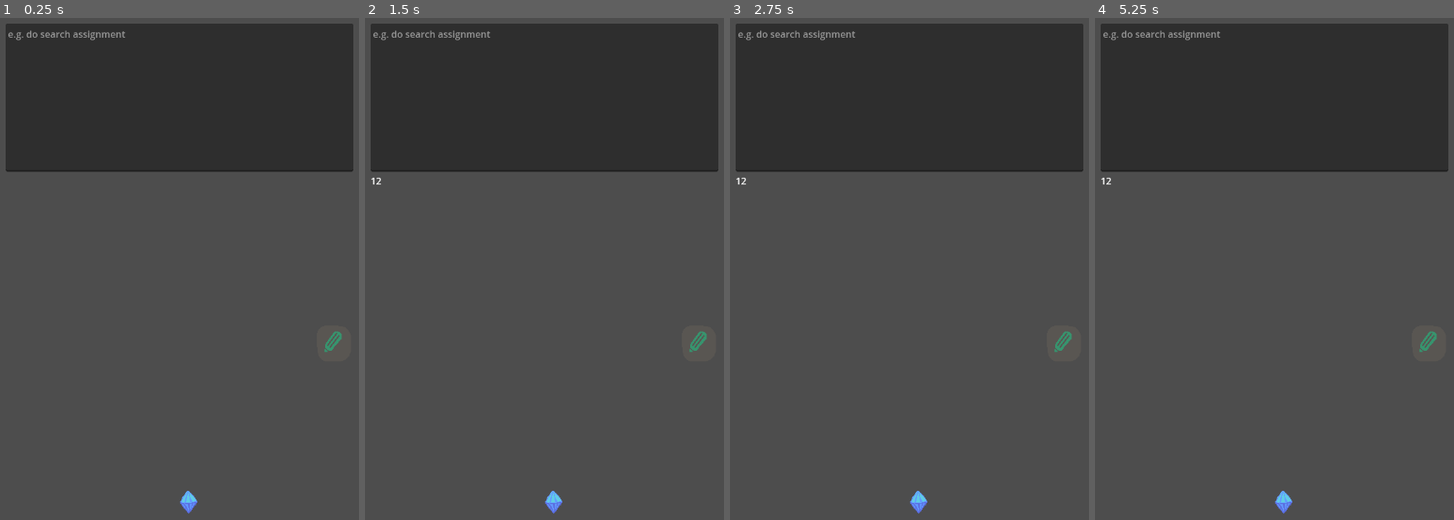
Above: before the commit, frames 1-4 (left to right).
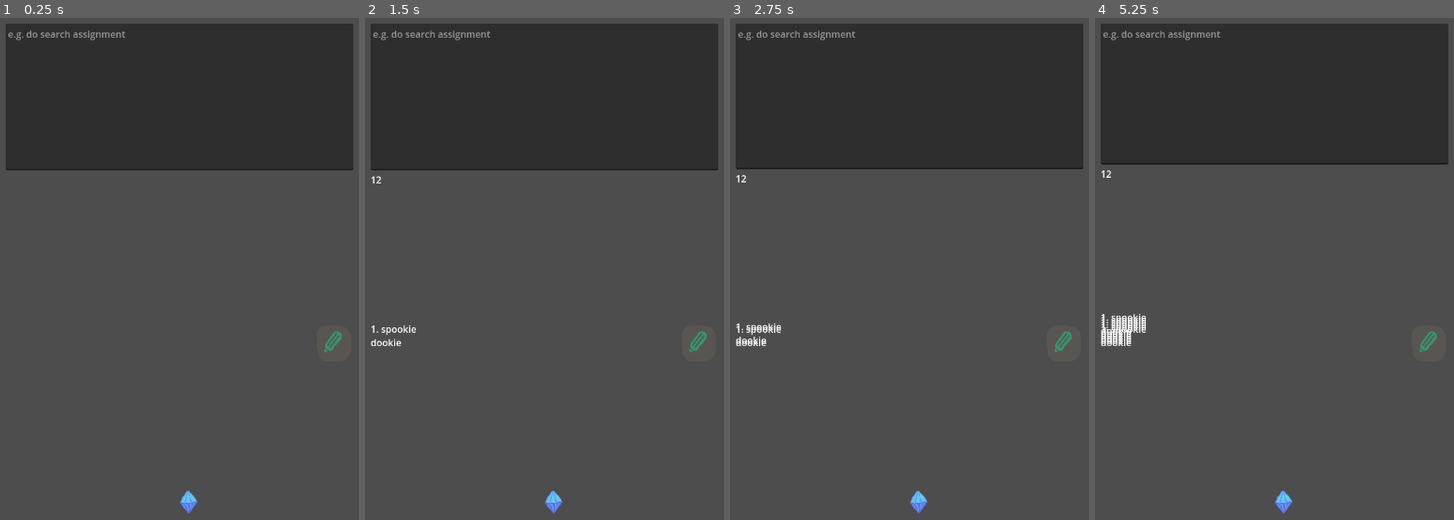
Above: after the commit, the same moments.

Repository: YewChian/todook
Game: Godot game, scene res://main.tscn
Two runs of this game, one before a commit and one after it. Both use one fixed random seed, a clock stepped at 60 frames per second and the inputs below.
Inputs (mouse positions are in pixels of both pictures, inside the frame that each line leads up to):
- Up to frame 1 (0.25 s): no input
- Up to frame 2 (1.5 s): click (544, 98) at 0.52 s; type "12" at 0.6 s; click (698, 344) at 1.25 s
- Up to frame 3 (2.75 s): click (1063, 344) at 2 s
- Up to frame 4 (5.25 s): click (1428, 344) at 2.75 s; tap Enter at 3.5, 5 s; tap Space at 4.25 s

The runs differ from the first frame. In frame 1, 0.2% of the frame differs, in the area x 1-99%, y 30-31%; in frame 2, 0.4%; in frame 3, 0.6%; in frame 4, 1.9%, in the area x 1-99%, y 29-66%.

Commit message:
added taskpanel

Diff:
--- a/main.gd
+++ b/main.gd
@@ -2,6 +2,8 @@
 
 var data = {}
 var task_count = 0
+
+var preloaded_taskpanel = preload("res://task_panel.tscn")
 
 func _ready():
 	load_data()
@@ -54,6 +56,10 @@
 
 func add_task(text):
 	data[task_count] = text
+
+	var new_panel = preloaded_taskpanel.instantiate()
+	%TaskPanelVbox.add_child(new_panel)
+
 	task_count += 1
 
 
--- a/main.tscn
+++ b/main.tscn
@@ -40,6 +40,10 @@
 layout_mode = 2
 size_flags_vertical = 3
 
+[node name="TaskPanelVbox" type="VBoxContainer" parent="CanvasLayer/CenterContainer/MarginContainer/VBoxContainer"]
+unique_name_in_owner = true
+layout_mode = 2
+
 [node name="TextureButton" type="TextureButton" parent="CanvasLayer/CenterContainer/MarginContainer/VBoxContainer"]
 layout_mode = 2
 size_flags_horizontal = 8
--- /dev/null
+++ b/task_panel.tscn
@@ -0,0 +1,11 @@
+[gd_scene format=3 uid="uid://7jut61be564c"]
+
+[node name="TaskPanel" type="Panel"]
+offset_right = 40.0
+offset_bottom = 40.0
+
+[node name="TaskLabel" type="RichTextLabel" parent="."]
+layout_mode = 0
+offset_right = 88.0
+offset_bottom = 47.0
+text = "1. spookie dookie"
